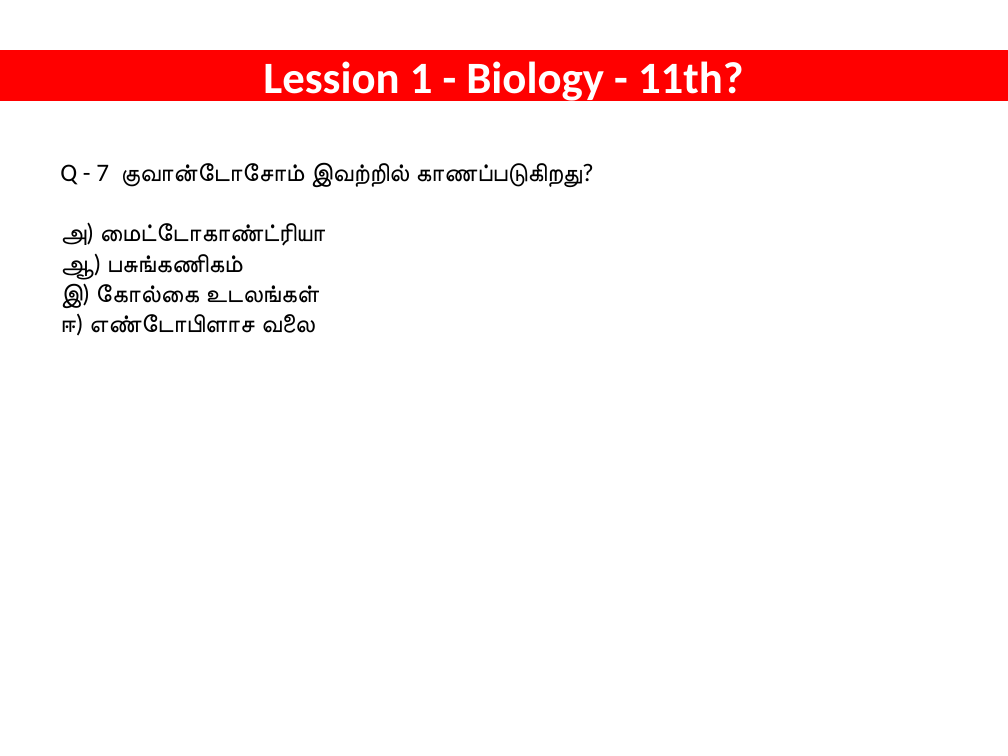
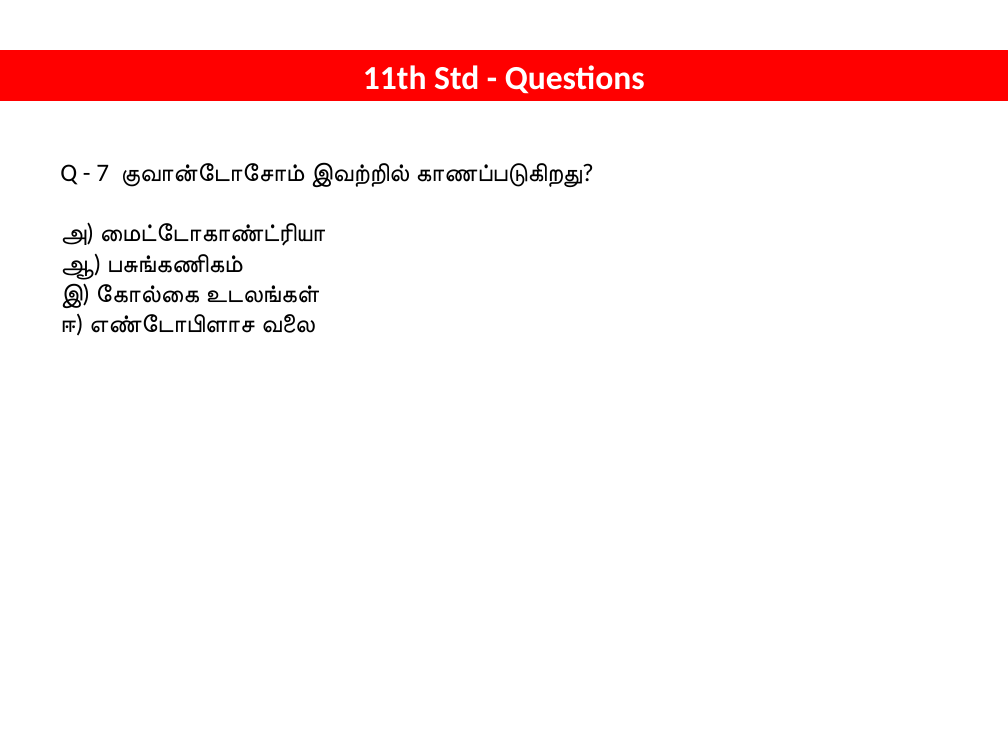
Before and after one commit to tvmani/tvmani.github.io, a slide deck: slide 1 of tamil_biology/NEET_BIOLOGY_001.pptx. Drawn at 1008x756 pixels with LibreOffice and Linux fonts; fonts in the diff are those of the drawing. Boxes give left, top, right and bottom in pixels: in the first picture for what was removed or moved away, otherwise in the second. Text is boxed around its words. In the diff, an @@ line names an element or a change of style, - is before the commit and + after.

```diff
--- a/tamil_biology/NEET_BIOLOGY_001.pptx
+++ b/tamil_biology/NEET_BIOLOGY_001.pptx
@@ text in rectangle at box(363, 65, 645, 94): text changed; size 32 to 24 pt @@
-Lession 1 - Biology - 11th?
+11th Std - Questions
```
Also in this commit, not shown: 9 slides added, 1 other file.
